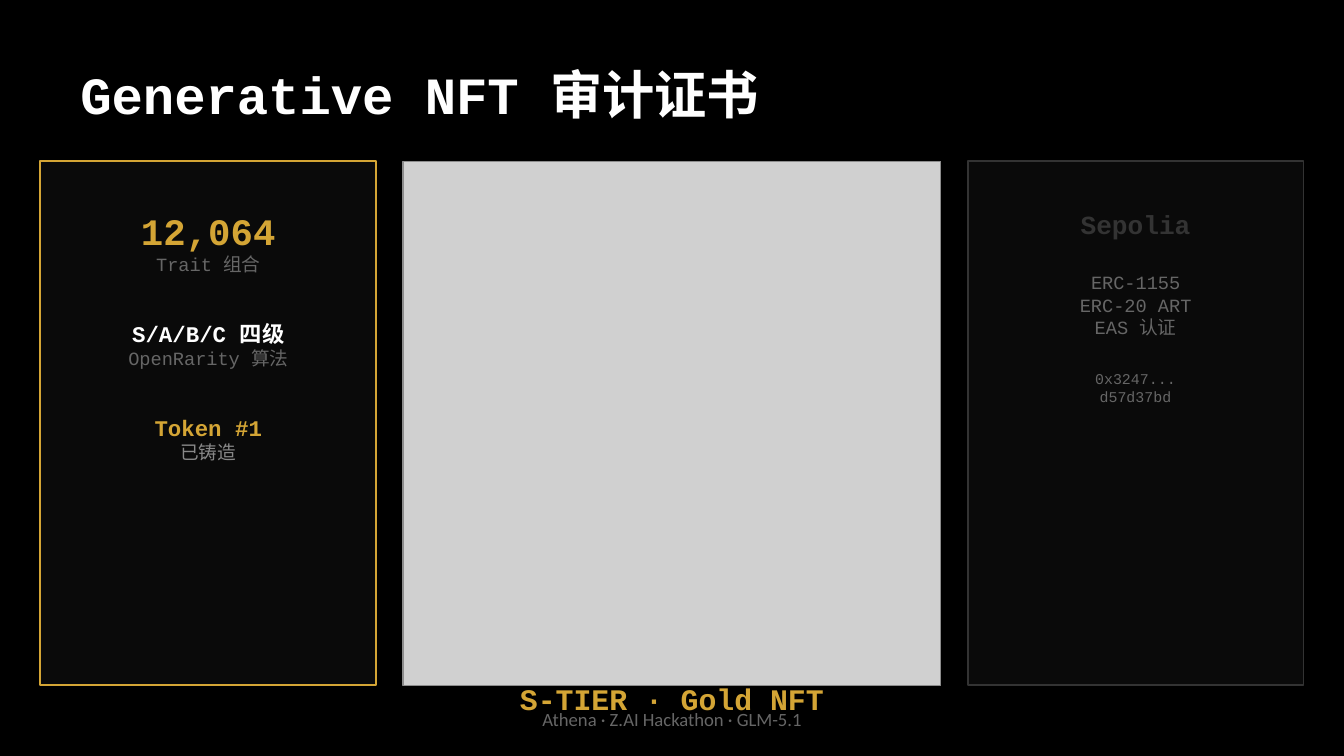
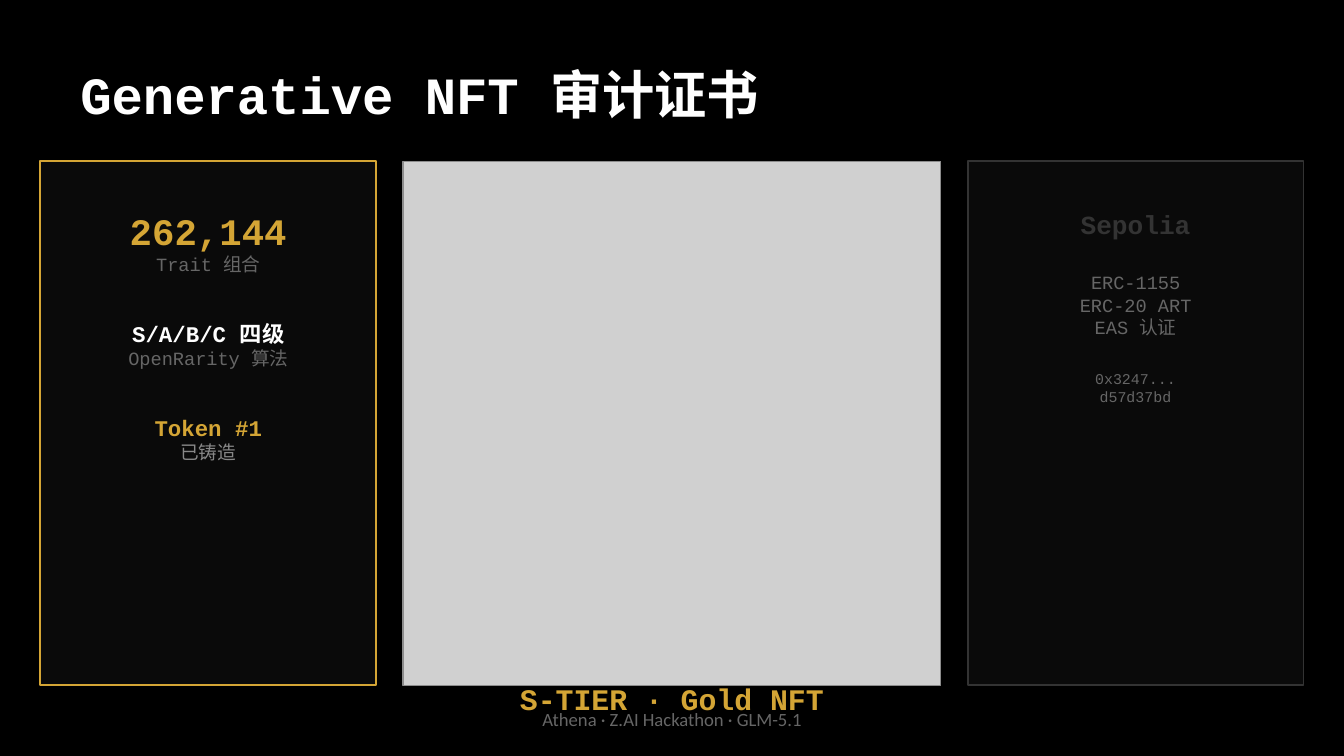
Before and after one commit to tiyadegure/Athena, a slide deck: slide 8 of ppt-assets/Athena-Hackathon.pptx. Drawn at 1344x756 pixels with LibreOffice and Linux fonts; fonts in the diff are those of the drawing; grey boxes stand for pictures. Boxes give left, top, right and bottom in pixels: in the first picture for what was removed or moved away, otherwise in the second. Text is boxed around its words. In the diff, an @@ line names an element or a change of style, - is before the commit and + after.

```diff
--- a/ppt-assets/Athena-Hackathon.pptx
+++ b/ppt-assets/Athena-Hackathon.pptx
@@ text at (130, 220, 287, 252): text changed @@
-12,064
+262,144
```
Also in this commit, not shown: 4 other files.
